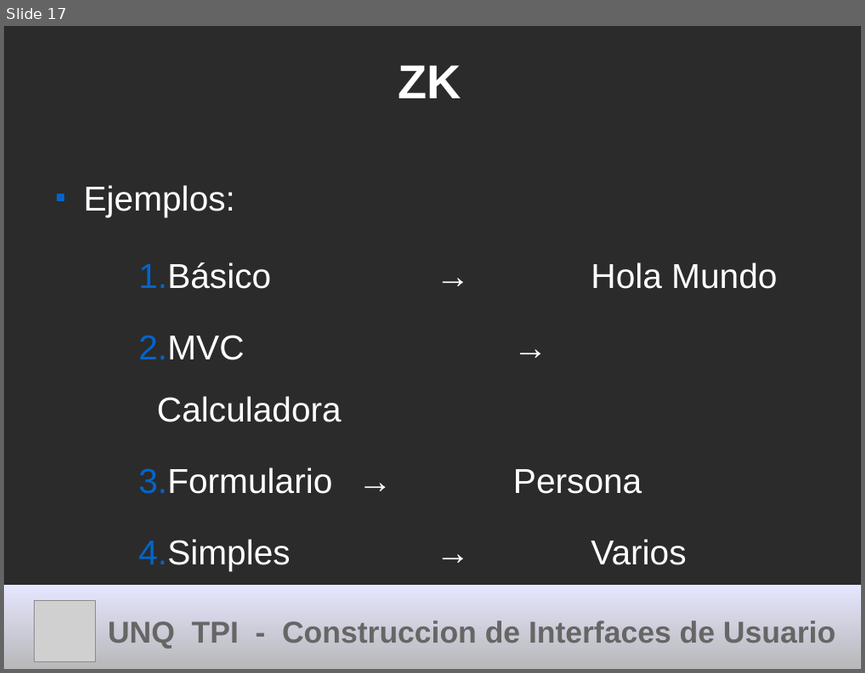
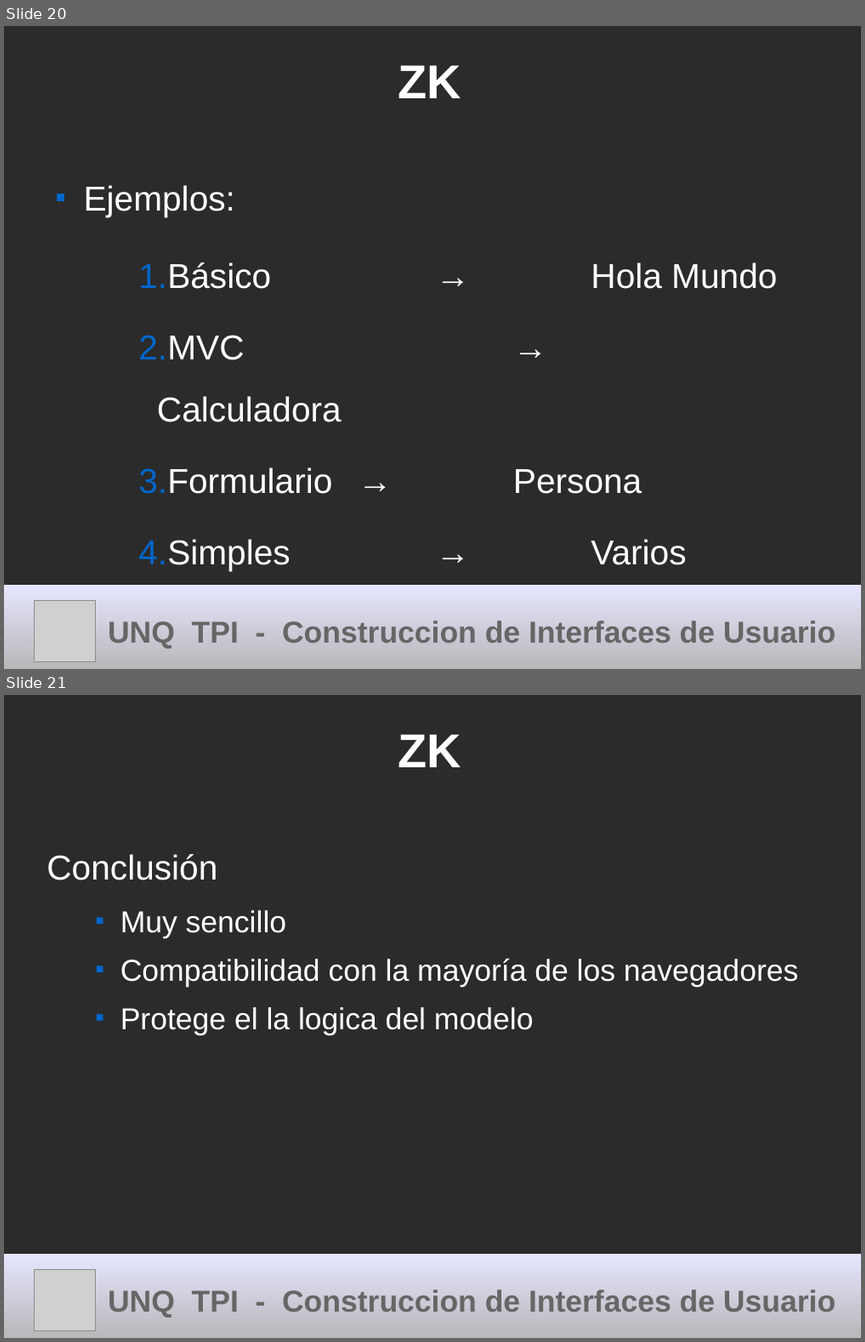
Before and after one commit to cdmarchionne/tpi-ui-tp-esferas, a slide deck: ZK/resources/Presentacion ZK.odp. Shown one above the other, each under a label of ours: slide 17 before the commit, slides 20 and 21 after it. The pictures are 865x673 and 865x1342 pixels, drawn with LibreOffice and Linux fonts; fonts in the diff are those of the drawing; grey boxes stand for pictures; background and template pictures are left out; a plain dark background stands for a picture behind light text. Boxes give left, top, right and bottom in pixels: in the first picture for what was removed or moved away, otherwise in the second. Text is boxed around its words. In the diff, an @@ line names an element or a change of style, - is before the commit and + after.

```diff
--- a/ZK/resources/Presentacion ZK.odp
+++ b/ZK/resources/Presentacion ZK.odp
@@ slide 21 added at (4, 695, 861, 1338), background picture (left out) @@
@@ title added at (398, 734, 460, 767), 44 pt, text #FFFFFF, bold @@
+ZK
@@ text added at (46, 854, 798, 1035), 28 pt, text #FFFFFF @@
+Conclusión
+  ■ Muy sencillo
+  ■ Compatibilidad con la mayoría de los navegadores
+  ■ Protege el la logica del modelo
@@ title added at (4, 1254, 861, 1338), fill gradient #E6E6FF to #B3B3B3, 28 pt, text #666666, bold @@
+UNQ TPI - Construccion de Interfaces de Usuario
@@ picture added at (35, 1270, 96, 1331) @@
@@ what was slide 17 is now slide 20 @@
```
Also in this commit, not shown: 6 slides changed, 3 other slides added.
